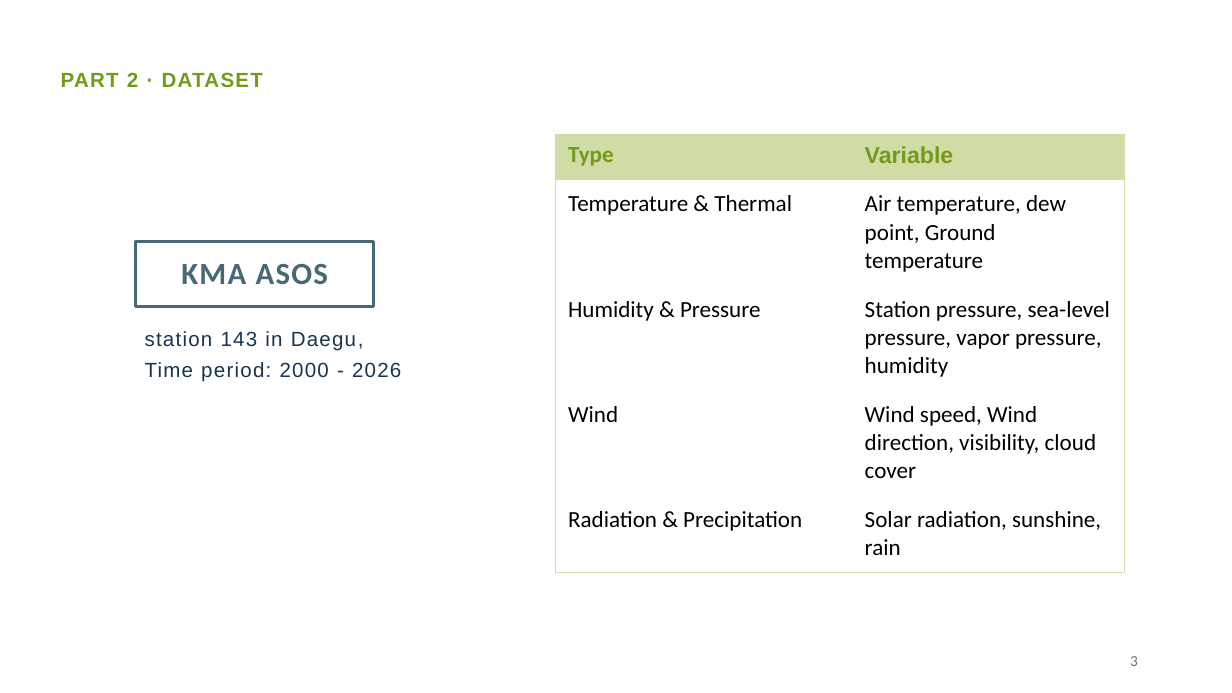
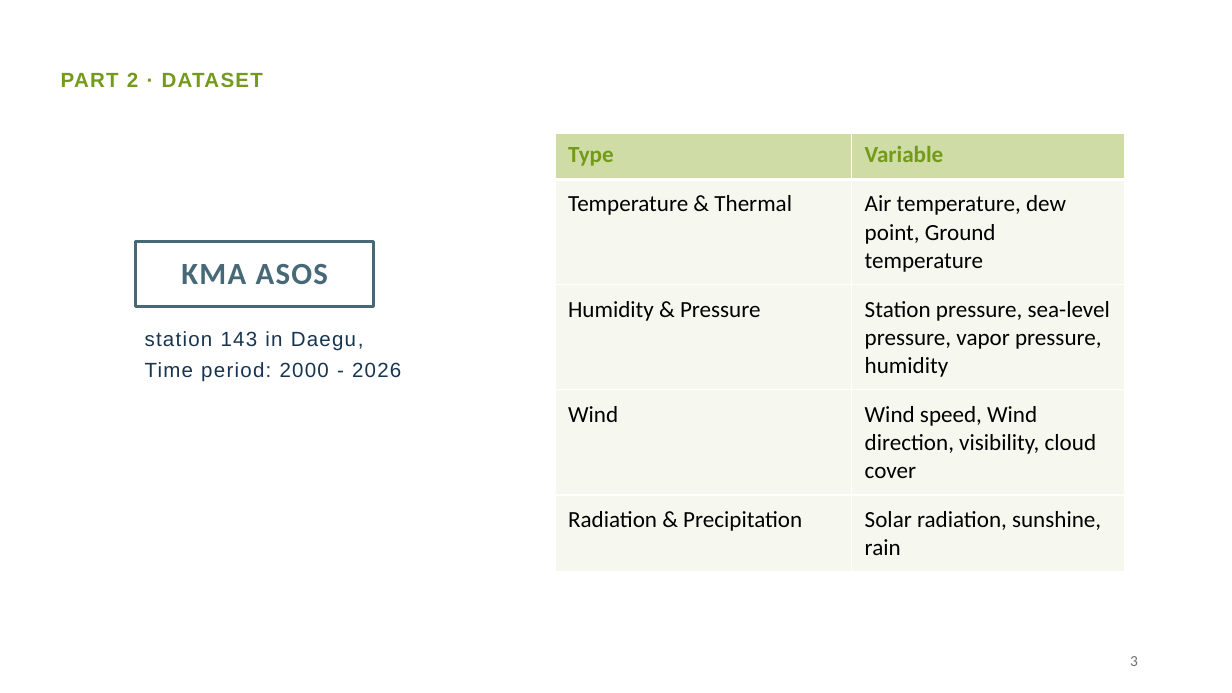
Before and after one commit to Tendor517/KNU_BigData, a slide deck: slide 3 of Predicting Heatwaves and.pptx. Drawn at 1232x693 pixels with LibreOffice and Linux fonts; fonts in the diff are those of the drawing. Boxes give left, top, right and bottom in pixels: in the first picture for what was removed or moved away, otherwise in the second. Text is boxed around its words. In the diff, an @@ line names an element or a change of style, - is before the commit and + after.

```diff
--- a/Predicting Heatwaves and.pptx
+++ b/Predicting Heatwaves and.pptx
@@ table at bbox=[555, 134, 1125, 567] @@
@@ fill none to #CFDCA5 in row 1 @@
@@ fill none to #F6F9F0 in 8 cells @@
@@ font Arial to Calibri in "Variable" @@
@@ borders changed @@
```
Also in this commit, not shown: 5 other slides changed.
